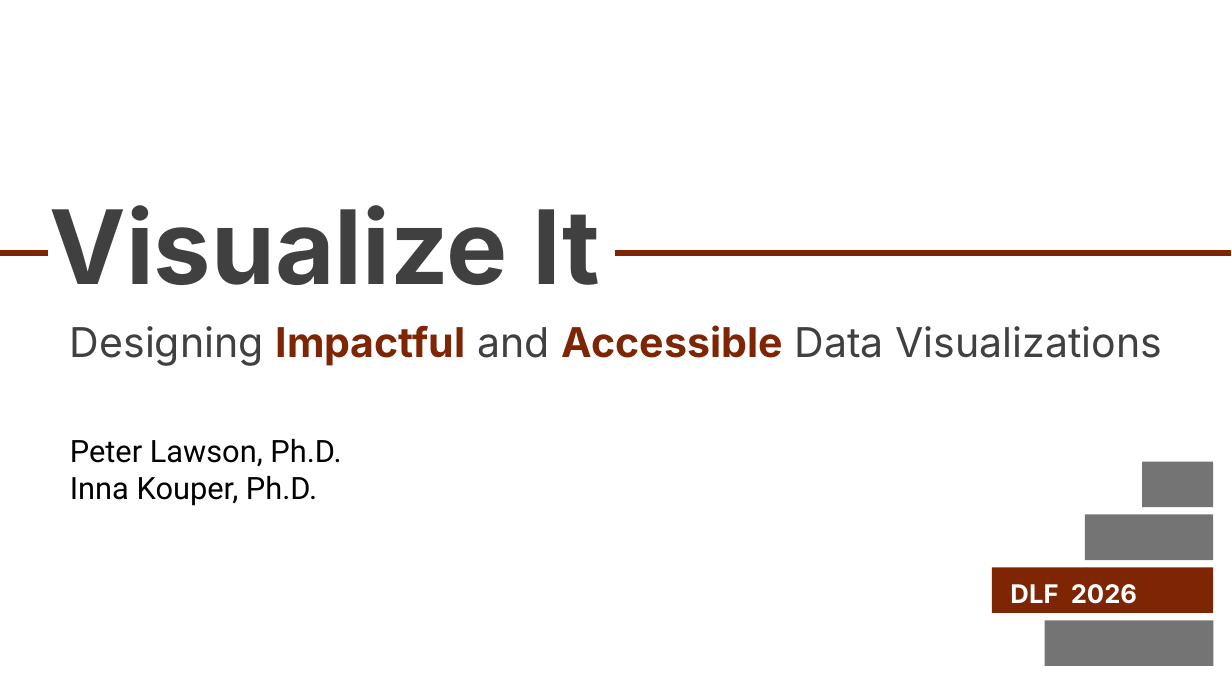
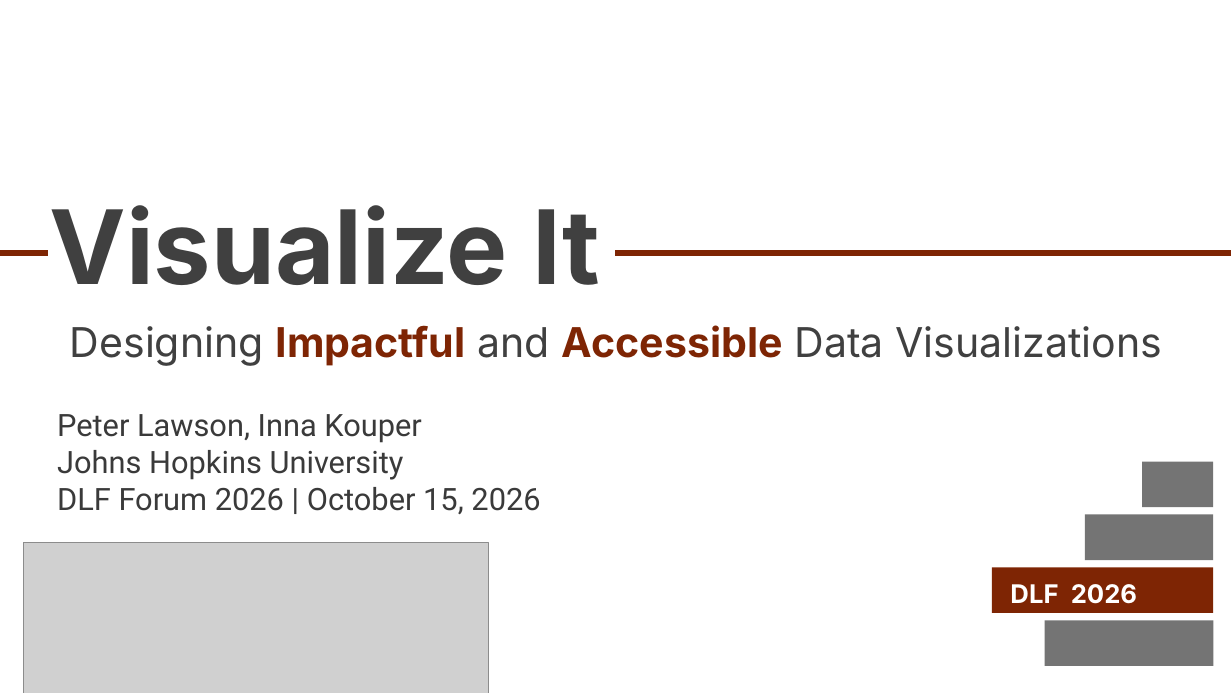
Before and after one commit to pete-lawson/visualize-it-dlf-2026, a slide deck: slide 1 of docs/materials/dlf-data-visualization.pptx. Drawn at 1232x693 pixels with LibreOffice and Linux fonts; fonts in the diff are those of the drawing; grey boxes stand for pictures. Boxes give left, top, right and bottom in pixels: in the first picture for what was removed or moved away, otherwise in the second. Text is boxed around its words. In the diff, an @@ line names an element or a change of style, - is before the commit and + after.

Commit message:
updated slides

```diff
--- a/docs/materials/dlf-data-visualization.pptx
+++ b/docs/materials/dlf-data-visualization.pptx
@@ text at bbox=[57, 414, 540, 514]: text changed; text colour #000000 to #3A3A3A @@
-Peter Lawson, Ph.D.
-Inna Kouper, Ph.D.
+Peter Lawson, Inna Kouper
+Johns Hopkins University
+DLF Forum 2026 | October 15, 2026
@@ picture added at bbox=[24, 543, 488, 693] @@
```
Also in this commit, not shown: 11 slides added, 8 other files.
